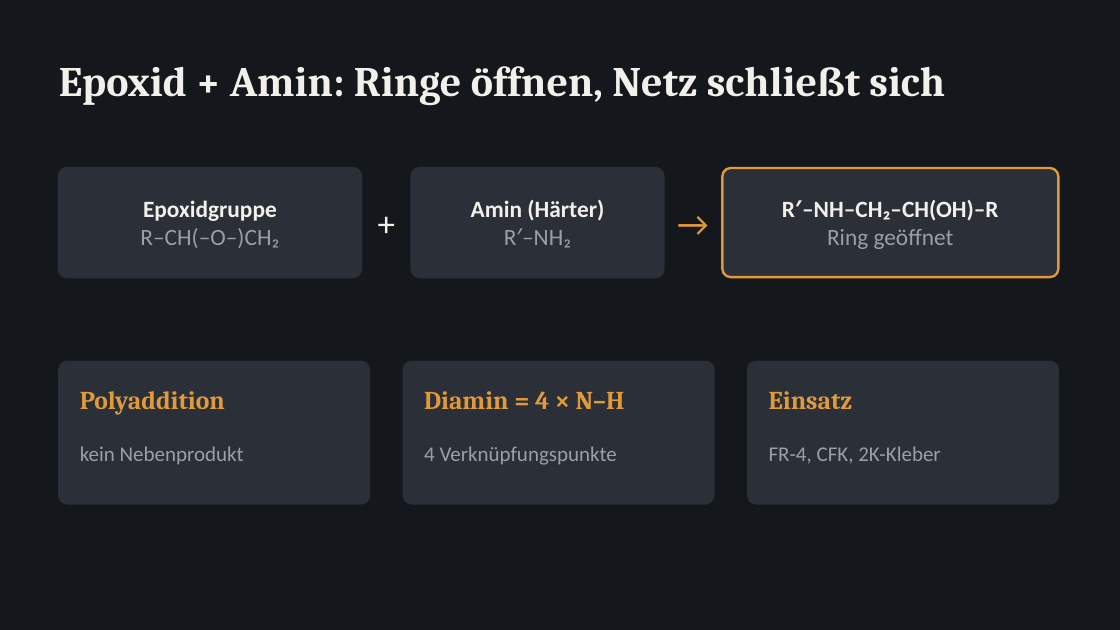
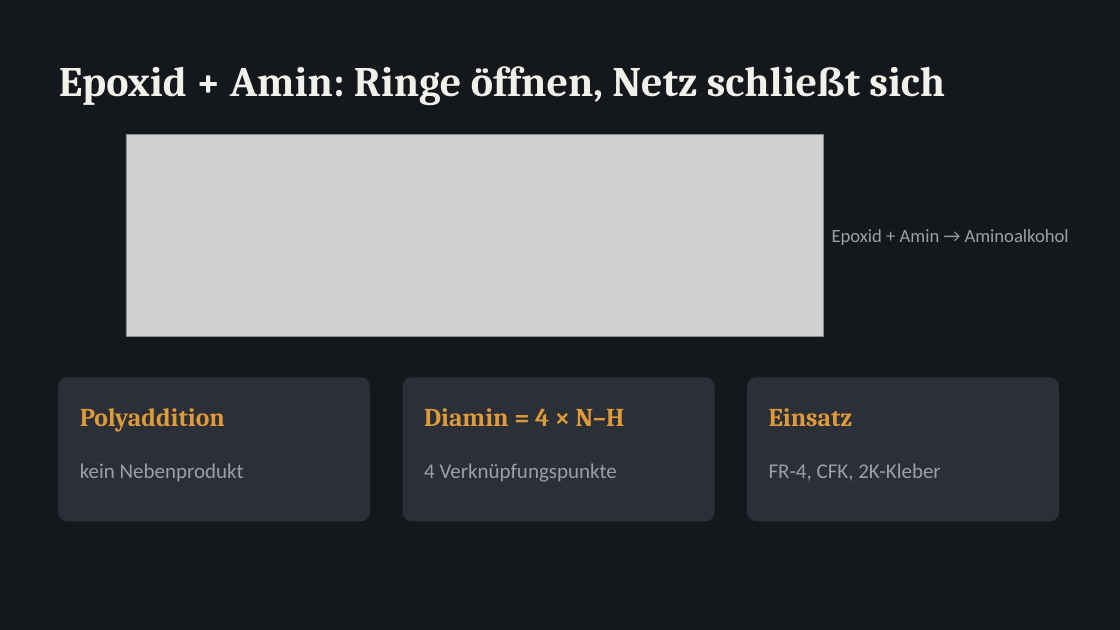
Before and after one commit to tgg-8/Contend-creation-, a slide deck: slide 6 of Duroplaste.pptx. Drawn at 1120x630 pixels with LibreOffice and Linux fonts; fonts in the diff are those of the drawing; grey boxes stand for pictures. Boxes give left, top, right and bottom in pixels: in the first picture for what was removed or moved away, otherwise in the second. Text is boxed around its words. In the diff, an @@ line names an element or a change of style, - is before the commit and + after.

```diff
--- a/Duroplaste.pptx
+++ b/Duroplaste.pptx
@@ picture added at (126,134,823,336) @@
@@ rounded rectangle removed at (59,168,361,277) @@
@@ text removed at (361,168,412,277) @@
-+
@@ rounded rectangle removed at (412,168,664,277) @@
@@ text removed at (664,168,723,277) @@
-→
@@ rounded rectangle removed at (723,168,1059,277) @@
@@ text removed at (140,200,279,248) @@
-Epoxidgruppe
-R–CH(–O–)CH₂
@@ text removed at (471,200,604,248) @@
-Amin (Härter)
-R′–NH₂
@@ text removed at (782,200,999,249) @@
-R′–NH–CH₂–CH(OH)–R
-Ring geöffnet
@@ text added at (832,229,1069,245), 16 pt, text #9AA0A6 @@
+Epoxid + Amin → Aminoalkohol
@@ rounded rectangle: place and size @@
-rounded rectangle at (748,361,1059,504)
+rounded rectangle at (59,378,370,521)
@@ 6 texts, 1 rounded rectangle: place and size @@
-6 texts, 1 rounded rectangle at (80,361,941,504)
+6 texts, 1 rounded rectangle at (80,378,941,521)
@@ rounded rectangle: place and size @@
-rounded rectangle at (59,361,370,504)
+rounded rectangle at (748,378,1059,521)
```
Also in this commit, not shown: 3 other slides changed.
